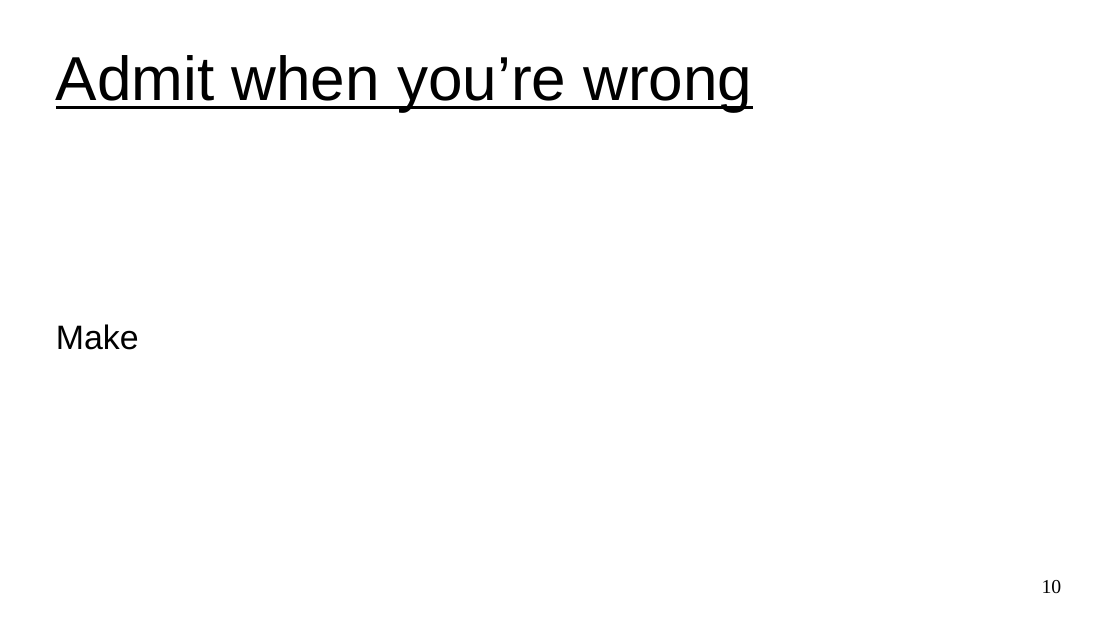
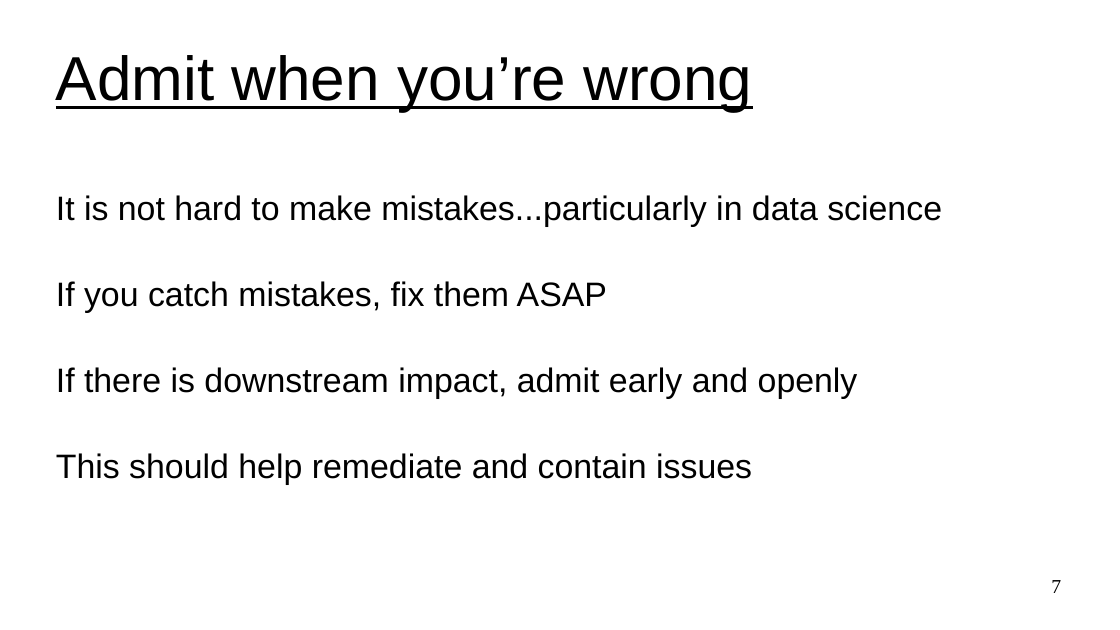
Before and after one commit to UVADS/ds6011, a slide deck: slide 7 of 05_influence.ppt (slide 10 before the commit). Drawn at 1120x630 pixels with LibreOffice and Linux fonts; fonts in the diff are those of the drawing. Boxes give left, top, right and bottom in pixels: in the first picture for what was removed or moved away, otherwise in the second. Text is boxed around its words. In the diff, an @@ line names an element or a change of style, - is before the commit and + after.

```diff
--- a/05_influence.ppt
+++ b/05_influence.ppt
@@ subtitle at (56,195,942,485): text changed @@
-Make
+It is not hard to make mistakes...particularly in data science
+If you catch mistakes, fix them ASAP
+If there is downstream impact, admit early and openly
+This should help remediate and contain issues
@@ page number at (1051,580,1061,593): text changed @@
-10
+7
```
Also in this commit, not shown: 4 other slides changed, 6 slides added, 2 slides removed, 1 other file.
